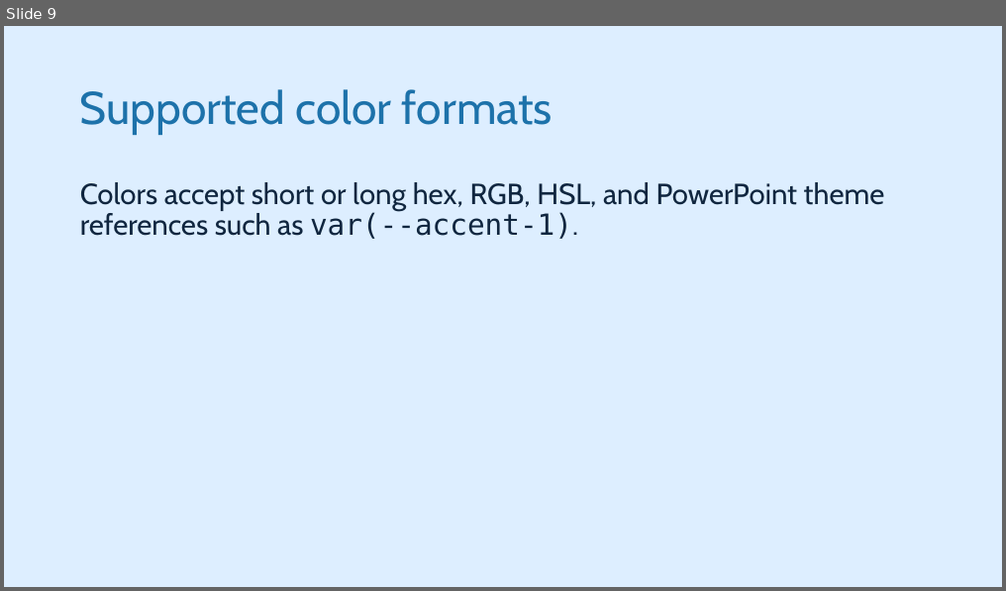
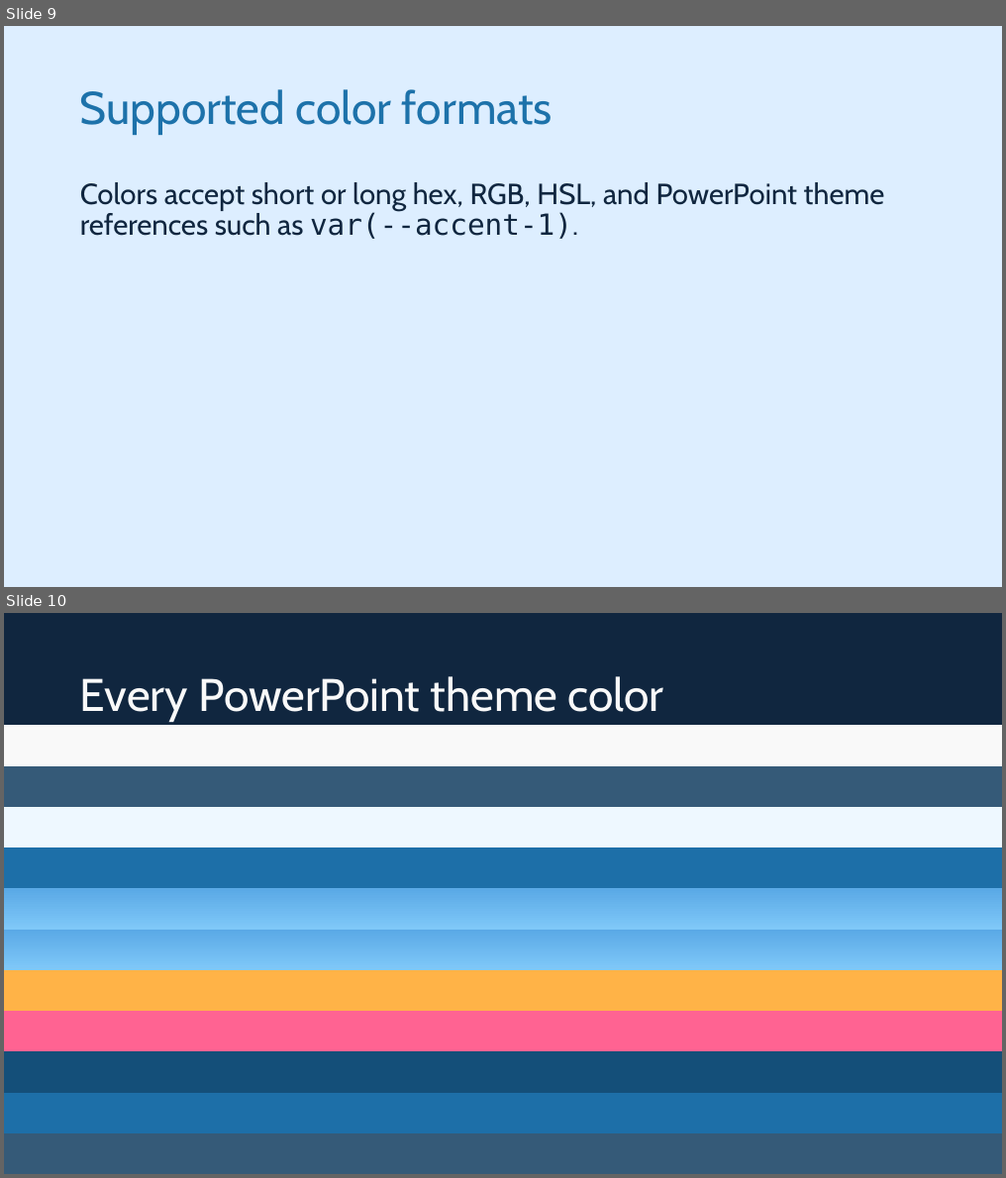
Before and after one commit to pseudosavant/markdown-pptx, a slide deck: sample/showcase.pptx. Shown one above the other, each under a label of ours: slide 9 before the commit, slides 9 and 10 after it. The pictures are 1006x591 and 1006x1178 pixels, drawn with LibreOffice and Linux fonts; fonts in the diff are those of the drawing. Boxes give left, top, right and bottom in pixels: in the first picture for what was removed or moved away, otherwise in the second. Text is boxed around its words. In the diff, an @@ line names an element or a change of style, - is before the commit and + after.

```diff
--- a/sample/showcase.pptx
+++ b/sample/showcase.pptx
@@ slide 10 added at [4, 613, 1002, 1174], background gradient #10263F to #F9F9F9 to #355A78 to #EEF8FF to #1D6FA8 to #5AA9E6 @@
@@ title added at [80, 676, 664, 722], 44 pt, text #F9F9F9 @@
+Every PowerPoint theme color
```
Also in this commit, not shown: 6 other files.
